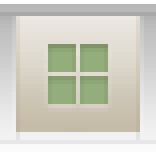
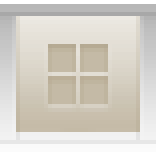
Comparing the layer stacks of the two 156 × 156 images. Changes:
hid "hover" over 48, 44, 108, 104
